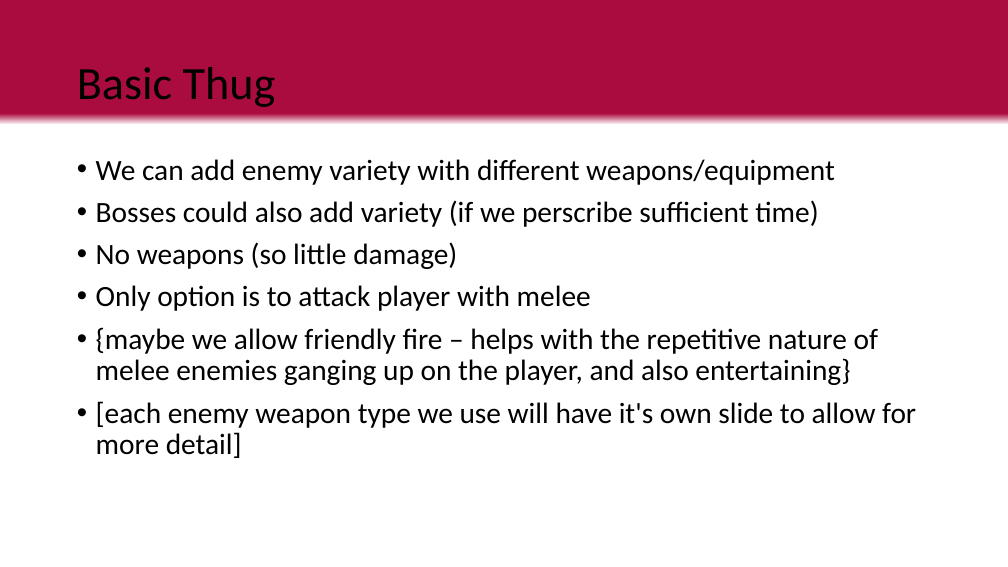
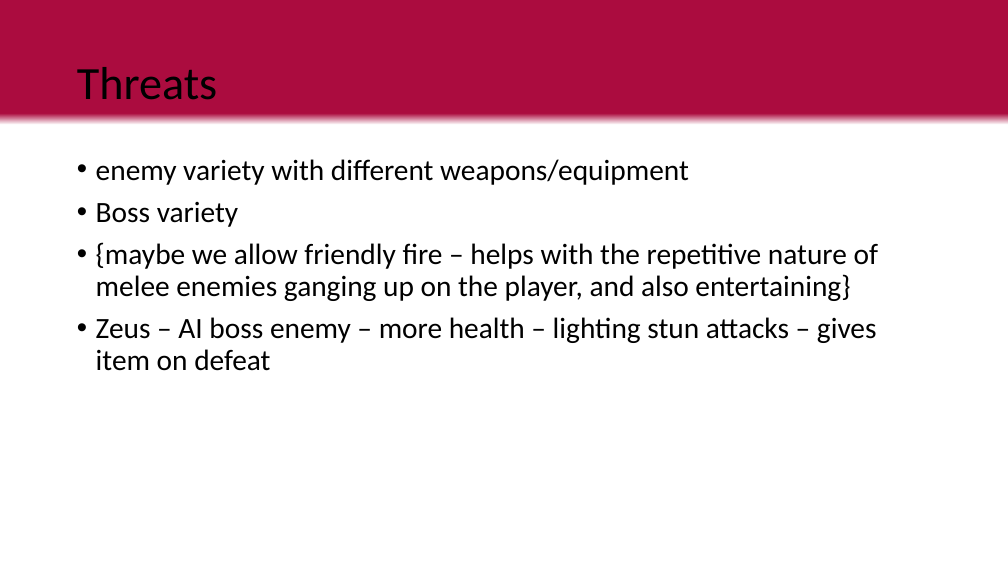
Before and after one commit to LuxRegem/Project_Clash-of-Cosplayers, a slide deck: slide 28 of Shared Documentation/Luke's Documents/Clash of Cos Team Pitch.pptx (slide 30 before the commit). Drawn at 1008x567 pixels with LibreOffice and Linux fonts; fonts in the diff are those of the drawing. Boxes give left, top, right and bottom in pixels: in the first picture for what was removed or moved away, otherwise in the second. Text is boxed around its words. In the diff, an @@ line names an element or a change of style, - is before the commit and + after.

```diff
--- a/Shared Documentation/Luke's Documents/Clash of Cos Team Pitch.pptx
+++ b/Shared Documentation/Luke's Documents/Clash of Cos Team Pitch.pptx
@@ title at (77,67,217,100): text changed @@
-Basic Thug
+Threats
@@ text at (96,159,689,227): text changed @@
-• We can add enemy variety with different weapons/equipment
-• Bosses could also add variety (if we perscribe sufficient time)
-• No weapons (so little damage)
-• Only option is to attack player with melee
+• enemy variety with different weapons/equipment
+• Boss variety
@@ text at (96,317,877,371): text changed @@
-• [each enemy weapon type we use will have it's own slide to allow for more detail]
+• Zeus – AI boss enemy – more health – lighting stun attacks – gives item on defeat
```
Also in this commit, not shown: 1 other slide changed, 1 slide added, 4 slides removed, 2 other files.
